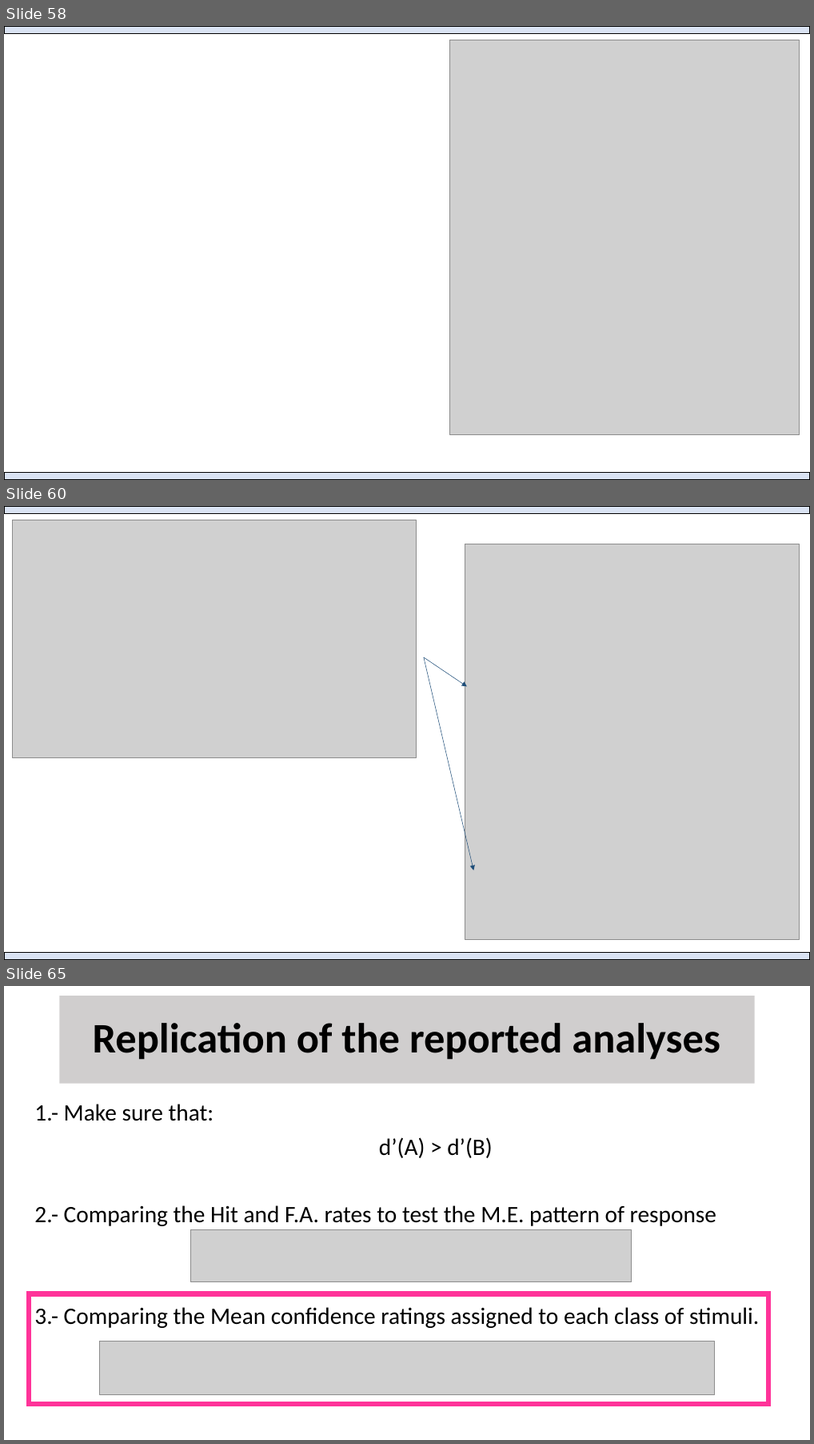
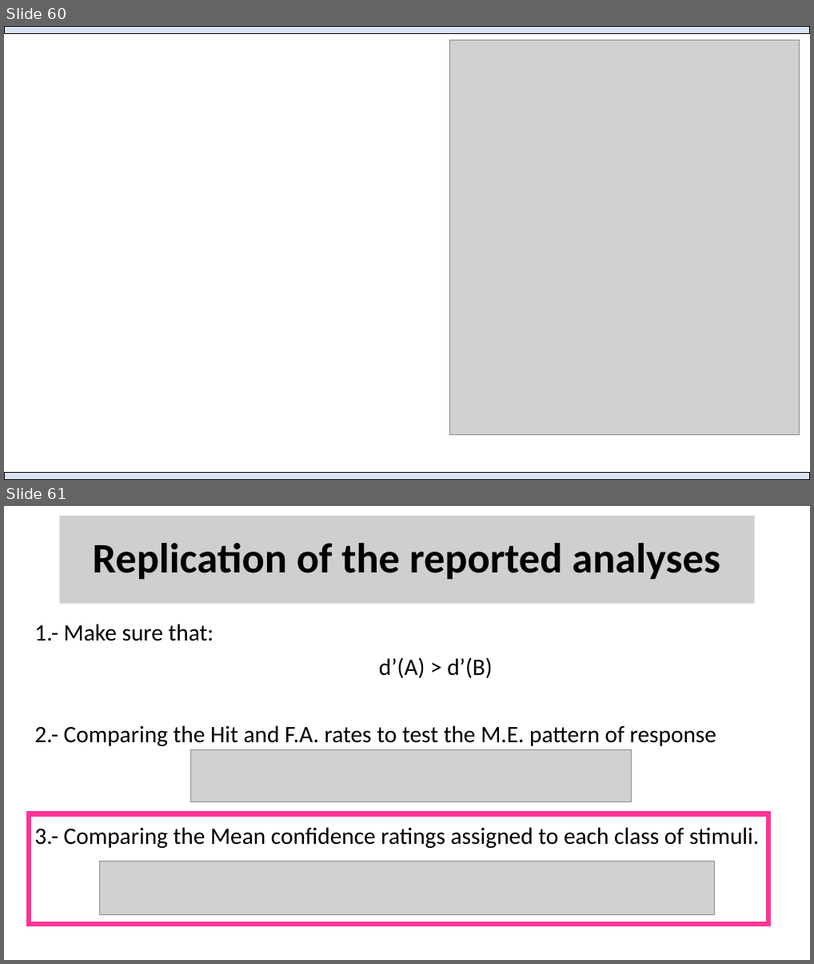
Before and after one commit to Adrifelcha/afchavez-019, a slide deck: Congresos/Presentaciones_Locales/Cowie_2019_BayesianSDT.pptx. Shown one above the other, each under a label of ours: slides 58, 60 and 65 before the commit, slides 60 and 61 after it; the slides between them are not shown. The pictures are 814x1444 and 814x964 pixels, drawn with LibreOffice and Linux fonts; fonts in the diff are those of the drawing; grey boxes stand for pictures. Boxes give left, top, right and bottom in pixels: in the first picture for what was removed or moved away, otherwise in the second. Text is boxed around its words. In the diff, an @@ line names an element or a change of style, - is before the commit and + after.

```diff
--- a/Congresos/Presentaciones_Locales/Cowie_2019_BayesianSDT.pptx
+++ b/Congresos/Presentaciones_Locales/Cowie_2019_BayesianSDT.pptx
@@ slide 60 removed at [4, 506, 810, 960], background #FFFFFF @@
@@ rectangle removed at [4, 506, 810, 514] @@
@@ picture removed at [13, 520, 417, 758] @@
@@ picture removed at [466, 544, 800, 939] @@
@@ arrow removed from (424, 657) to (474, 870) @@
@@ arrow removed from (424, 657) to (467, 686) @@
@@ rectangle removed at [4, 952, 810, 960] @@
@@ what was slide 58 is now slide 60 @@
@@ what was slide 65 is now slide 61 @@
```
Also in this commit, not shown: 3 slides changed, 6 other slides removed, 13 other files.
